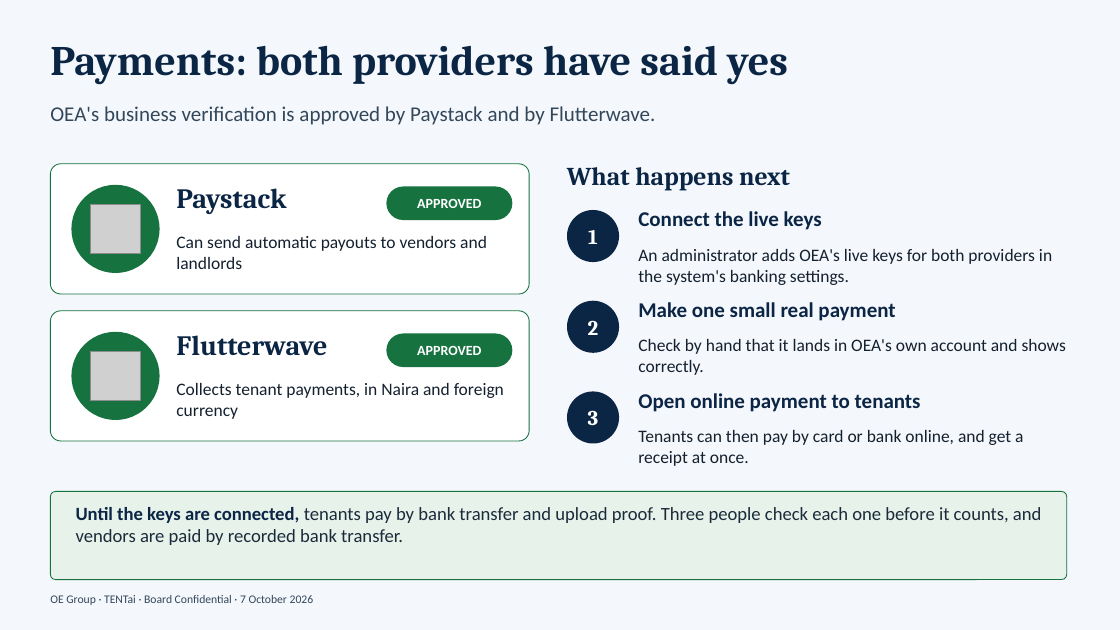
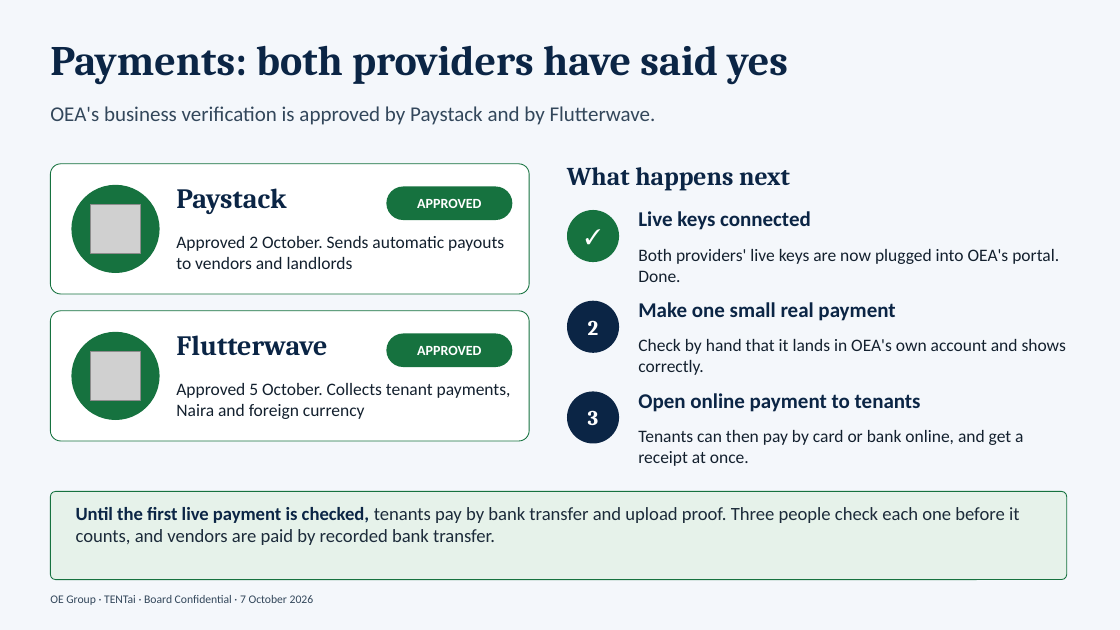
Before and after one commit to tfmlictmgr-collab/oe-group-ipms, a slide deck: slide 4 of docs/OE_Group_Production_Cutover.pptx. Drawn at 1120x630 pixels with LibreOffice and Linux fonts; fonts in the diff are those of the drawing; grey boxes stand for pictures. Boxes give left, top, right and bottom in pixels: in the first picture for what was removed or moved away, otherwise in the second. Text is boxed around its words. In the diff, an @@ line names an element or a change of style, - is before the commit and + after.

```diff
--- a/docs/OE_Group_Production_Cutover.pptx
+++ b/docs/OE_Group_Production_Cutover.pptx
@@ text at box(176, 236, 504, 269): text changed @@
-Can send automatic payouts to vendors and landlords
+Approved 2 October. Sends automatic payouts to vendors and landlords
@@ ellipse "✓" at box(567, 210, 619, 262): fill #0B2545 to #16723F @@
@@ text in ellipse at box(588, 230, 598, 244): text changed @@
-1
+✓
@@ text at box(638, 211, 811, 230): text changed @@
-Connect the live keys
+Live keys connected
@@ text at box(638, 249, 1059, 282): text changed @@
-An administrator adds OEA's live keys for both providers in the system's banking settings.
+Both providers' live keys are now plugged into OEA's portal. Done.
@@ text at box(176, 383, 511, 419): text changed @@
-Collects tenant payments, in Naira and foreign currency
+Approved 5 October. Collects tenant payments, Naira and foreign currency
@@ text at box(76, 507, 1020, 545): text changed @@
-Until the keys are connected, tenants pay by bank transfer and upload proof. Three people check each one before it counts, and vendors are paid by recorded bank transfer.
+Until the first live payment is checked, tenants pay by bank transfer and upload proof. Three people check each one before it counts, and vendors are paid by recorded bank transfer.
```
Also in this commit, not shown: 7 other slides changed.
